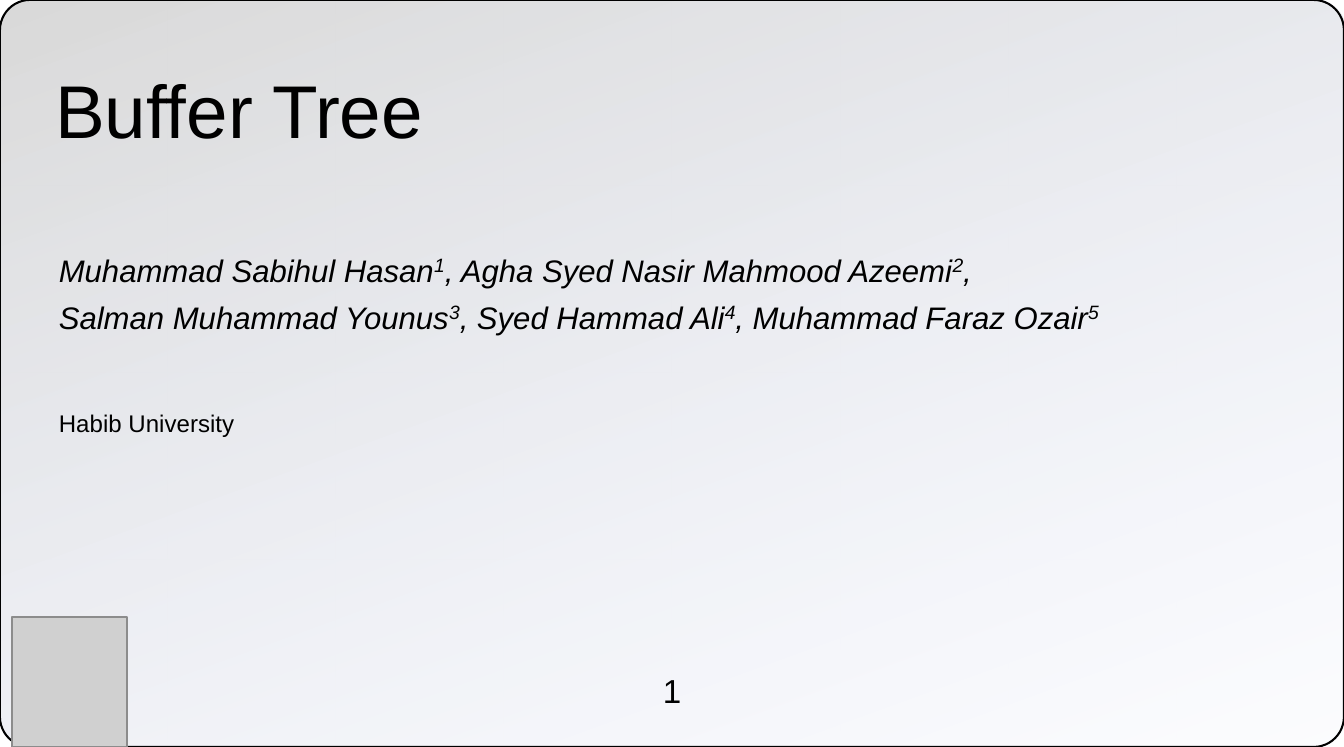
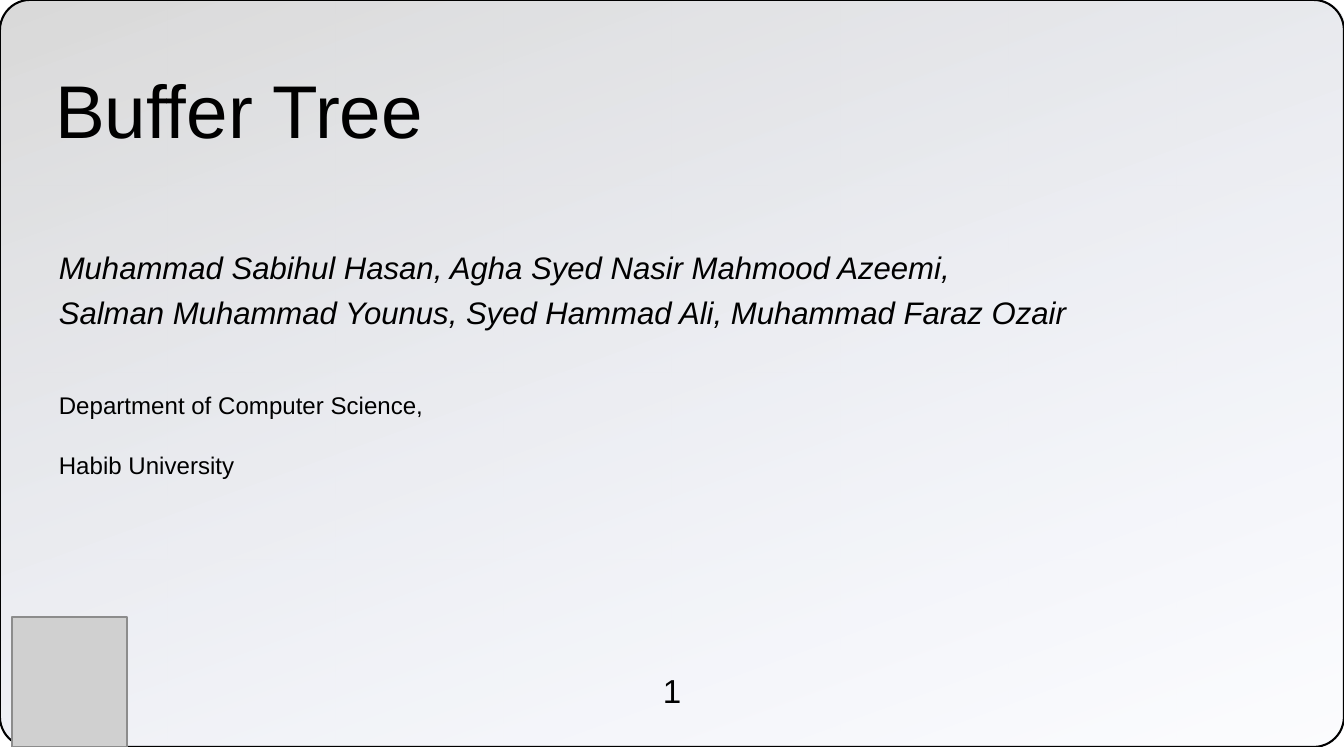
Before and after one commit to m-sabihul-hasan/cs201-s20-final-project-lightning-panthers, a slide deck: slide 1 of Buffer Tree - Poster Presentation.pptx. Drawn at 1344x747 pixels with LibreOffice and Linux fonts; fonts in the diff are those of the drawing; grey boxes stand for pictures; background and template pictures are left out. Boxes give left, top, right and bottom in pixels: in the first picture for what was removed or moved away, otherwise in the second. Text is boxed around its words. In the diff, an @@ line names an element or a change of style, - is before the commit and + after.

```diff
--- a/Buffer Tree - Poster Presentation.pptx
+++ b/Buffer Tree - Poster Presentation.pptx
@@ text at (x1=59, y1=256, x2=1066, y2=419): text changed @@
-Muhammad Sabihul Hasan1, Agha Syed Nasir Mahmood Azeemi2,
-Salman Muhammad Younus3, Syed Hammad Ali4, Muhammad Faraz Ozair5
+Muhammad Sabihul Hasan, Agha Syed Nasir Mahmood Azeemi,
+Salman Muhammad Younus, Syed Hammad Ali, Muhammad Faraz Ozair
+Department of Computer Science,
@@ text at (x1=59, y1=456, x2=234, y2=479): alignment left to justified; less space between paragraphs @@
```
Also in this commit, not shown: 2 other slides changed.
